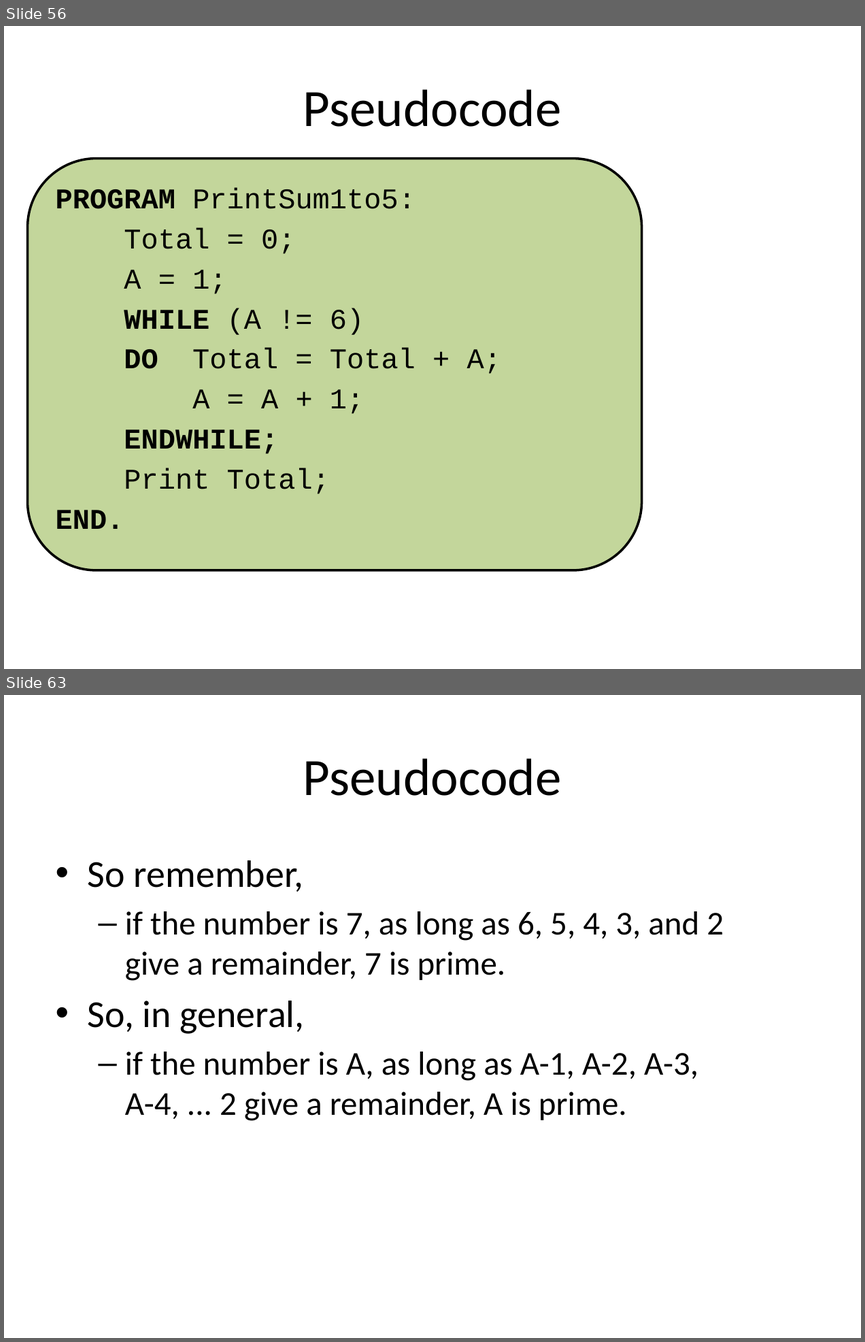
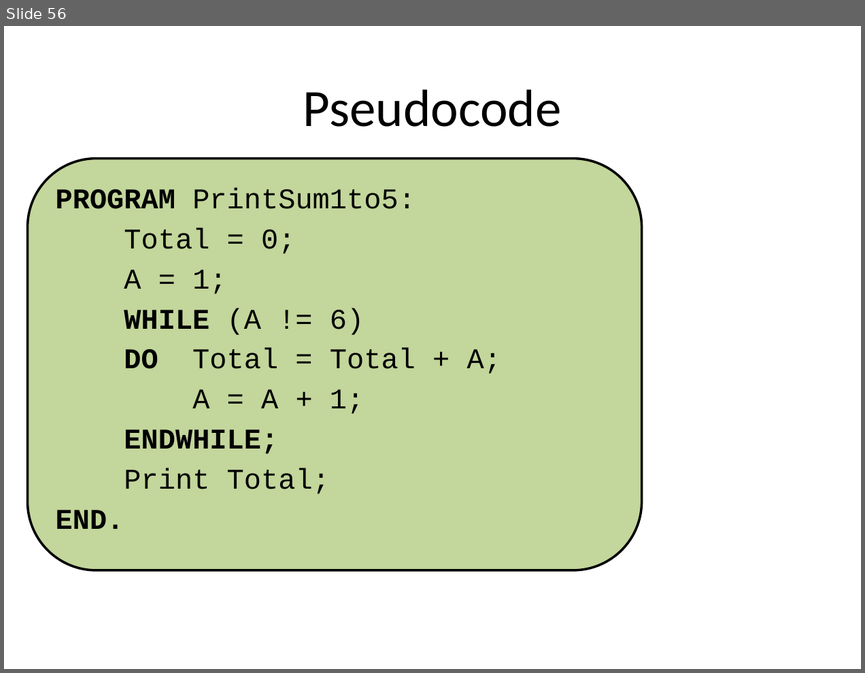
Before and after one commit to cloudbase1/FRCProrammingElective, a slide deck: pseudocodePresentation.pptx. Shown one above the other, each under a label of ours: slides 56 and 63 before the commit, slide 56 after it; the slides between them are not shown. The pictures are 865x1342 and 865x673 pixels, drawn with LibreOffice and Linux fonts; fonts in the diff are those of the drawing. Boxes give left, top, right and bottom in pixels: in the first picture for what was removed or moved away, otherwise in the second. Text is boxed around its words. In the diff, an @@ line names an element or a change of style, - is before the commit and + after.

```diff
--- a/pseudocodePresentation.pptx
+++ b/pseudocodePresentation.pptx
@@ slide 63 removed at <box>4,695,861,1338</box>, background #FFFFFF @@
@@ title removed at <box>303,758,562,796</box> @@
-Pseudocode
@@ text removed at <box>88,860,723,1121</box> @@
-• So remember,
-  – if the number is 7, as long as 6, 5, 4, 3, and 2 give a remainder, 7 is prime.
-• So, in general,
-  – if the number is A, as long as A-1, A-2, A-3, A-4, ... 2 give a remainder, A is prime.
```
Also in this commit, not shown: 1 slide changed, 2 slides added, 7 other slides removed, 3 other files.
